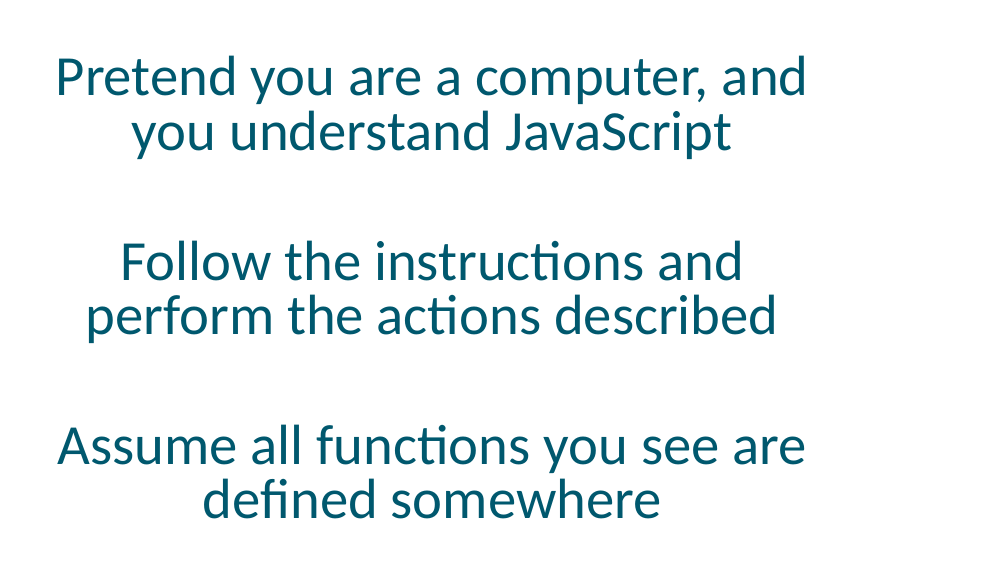
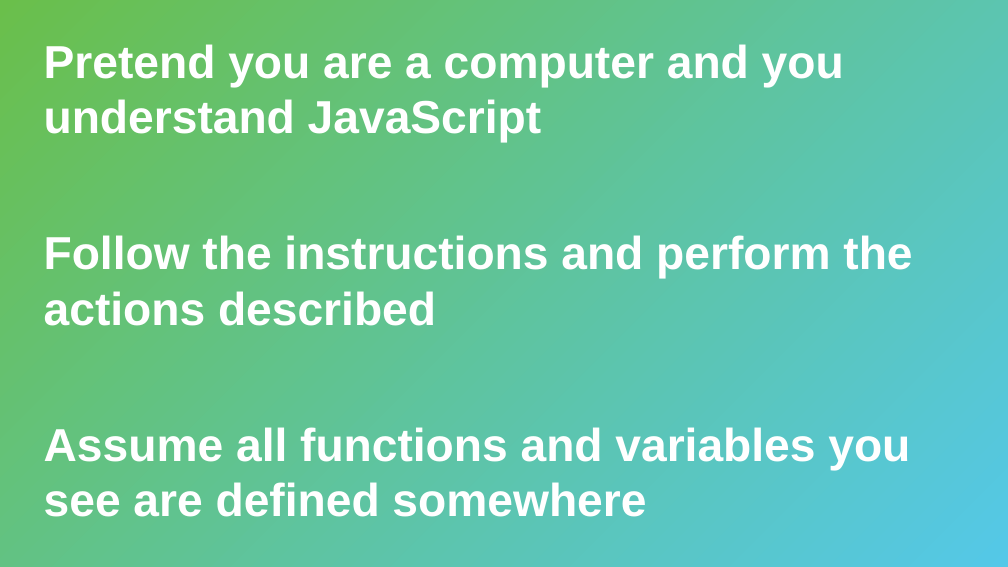
Before and after one commit to hytechclub/web-102, a slide deck: slide 2 of Week05/BeTheComputer.pptx. Drawn at 1008x567 pixels with LibreOffice and Linux fonts; fonts in the diff are those of the drawing; background and template pictures are left out. Boxes give left, top, right and bottom in pixels: in the first picture for what was removed or moved away, otherwise in the second. Text is boxed around its words. In the diff, an @@ line names an element or a change of style, - is before the commit and + after.

```diff
--- a/Week05/BeTheComputer.pptx
+++ b/Week05/BeTheComputer.pptx
@@ background #FFFFFF to gradient #6ABF4B to #54C8E8 @@
@@ text "Pretend you are a computer ...": place and size @@
-text "Pretend you are a computer ..." at box(56, 55, 809, 519)
+text "Pretend you are a computer ..." at box(44, 44, 912, 517)
@@ text at box(44, 44, 844, 143): text changed; size 54 to 44 pt; font Calibri to Arial; text colour #00586E to #FFFFFF; bold on @@
-Pretend you are a computer, and you understand JavaScript
+Pretend you are a computer and you understand JavaScript
@@ text at box(44, 235, 912, 326): size 54 to 44 pt, font Calibri to Arial, text colour #00586E to #FFFFFF, bold on in "Follow the instructions and perform the actions ..."; alignment centre to left; indent changed; line spacing 0.8 to 1; more space between paragraphs @@
@@ text at box(44, 427, 910, 517): text changed; size 54 to 44 pt; font Calibri to Arial; text colour #00586E to #FFFFFF; bold on @@
-Assume all functions you see are defined somewhere
+Assume all functions and variables you see are defined somewhere
```
Also in this commit, not shown: 17 other slides changed, 1 slide added, 1 slide removed, 4 other files.
